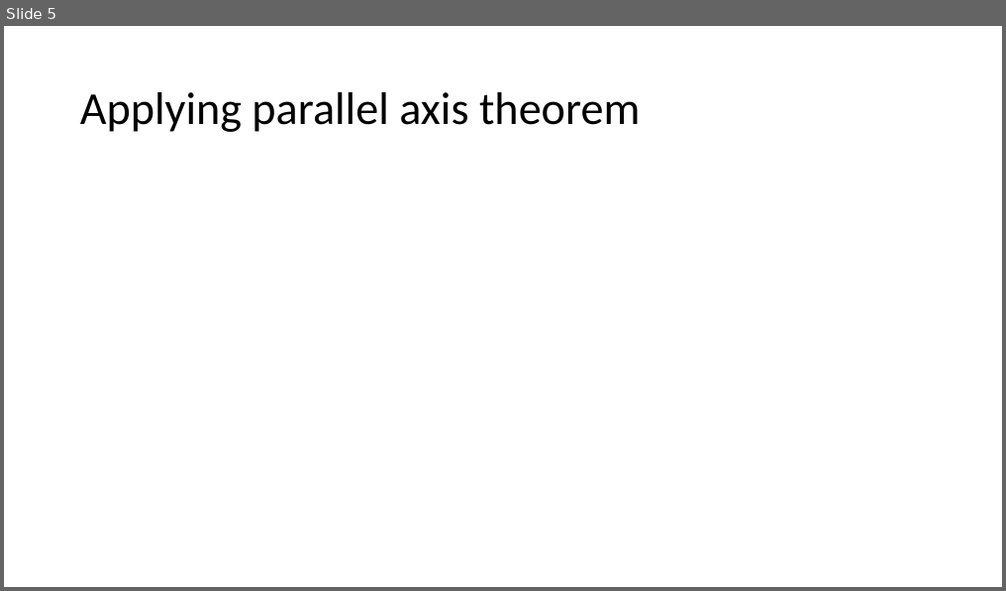
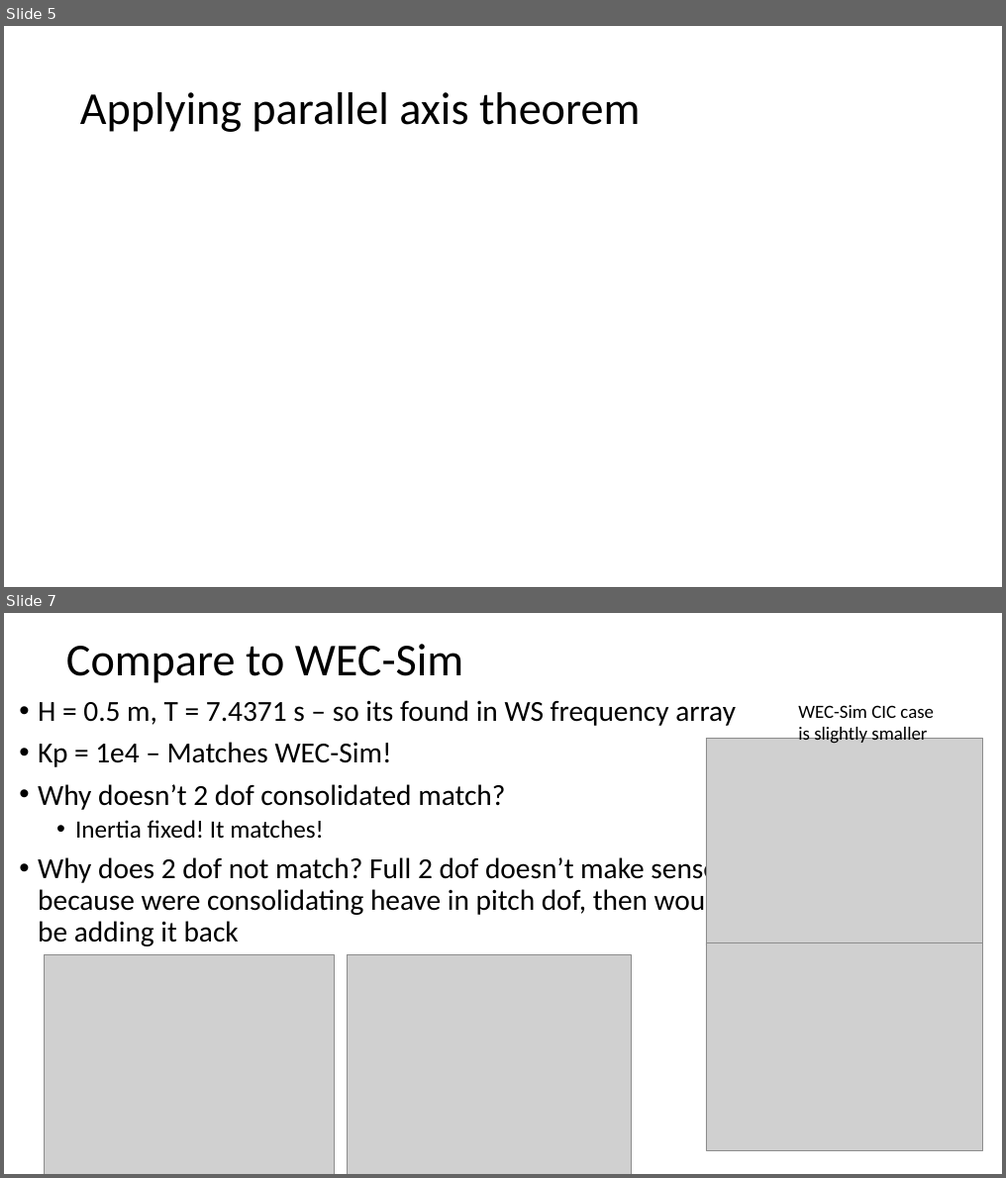
Before and after one commit to jtgrasb/WecOptTool, a slide deck: examples/attenuatorInWOT.pptx. Shown one above the other, each under a label of ours: slide 5 before the commit, slides 5 and 7 after it; the slides between them are not shown. The pictures are 1006x591 and 1006x1178 pixels, drawn with LibreOffice and Linux fonts; fonts in the diff are those of the drawing; grey boxes stand for pictures. Boxes give left, top, right and bottom in pixels: in the first picture for what was removed or moved away, otherwise in the second. Text is boxed around its words. In the diff, an @@ line names an element or a change of style, - is before the commit and + after.

Commit message:
Set up 2 body case

```diff
--- a/examples/attenuatorInWOT.pptx
+++ b/examples/attenuatorInWOT.pptx
@@ slide 7 added at [4, 613, 1002, 1174], background #FFFFFF @@
@@ title added at [66, 644, 463, 683], 44 pt, text #000000 @@
+Compare to WEC-Sim
@@ text added at [38, 700, 736, 947], 28 pt, text #000000 @@
+• H = 0.5 m, T = 7.4371 s – so its found in WS frequency array
+• Kp = 1e4 – Matches WEC-Sim!
+• Why doesn’t 2 dof consolidated match?
+  • Inertia fixed! It matches!
+• Why does 2 dof not match? Full 2 dof doesn’t make sense because were consolidating heave in pitch dof, then would be adding it back
@@ text added at [798, 705, 934, 744], 18 pt, text #000000 @@
+WEC-Sim CIC case is slightly smaller
@@ picture added at [706, 738, 983, 946] @@
@@ picture added at [45, 956, 334, 1174] @@
@@ picture added at [348, 956, 632, 1174] @@
@@ picture added at [706, 943, 983, 1151] @@
```
Also in this commit, not shown: 9 slides changed, 4 other slides added, 4 slides removed, 24 other files.
